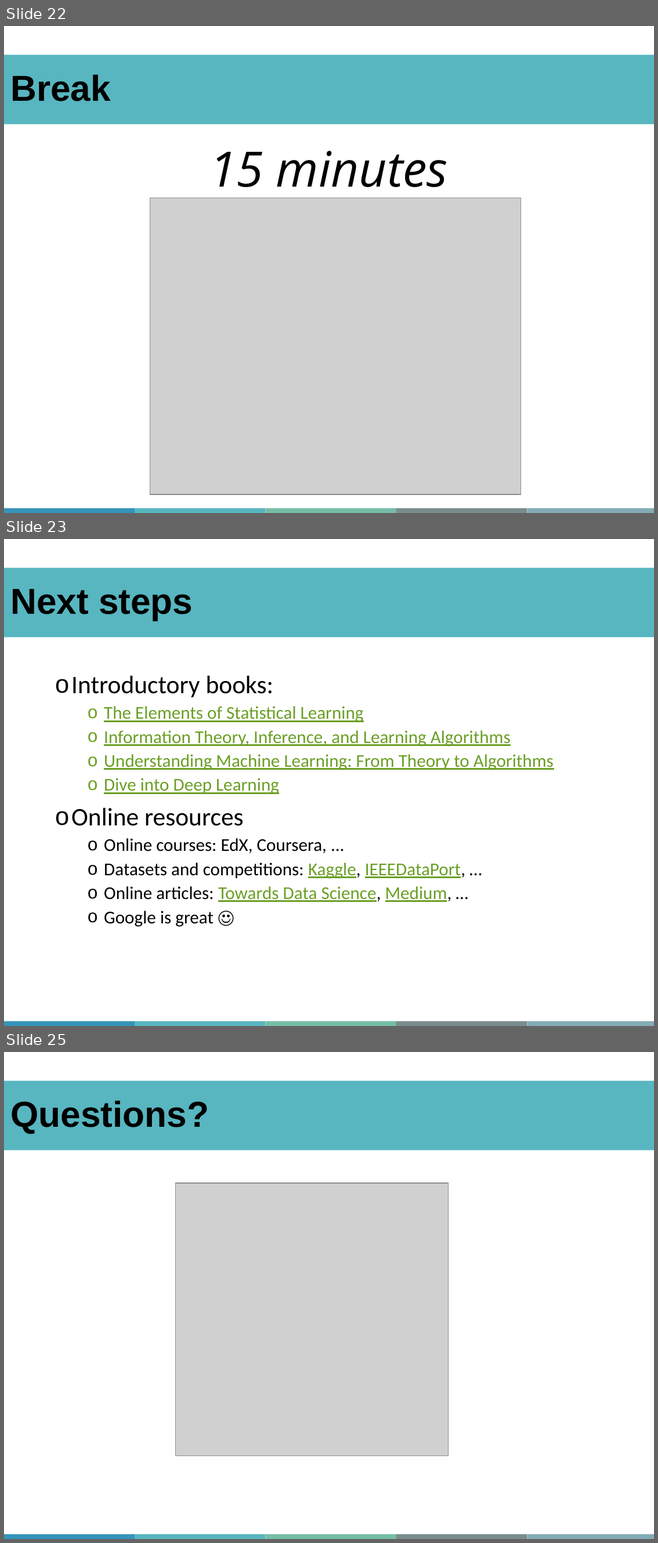
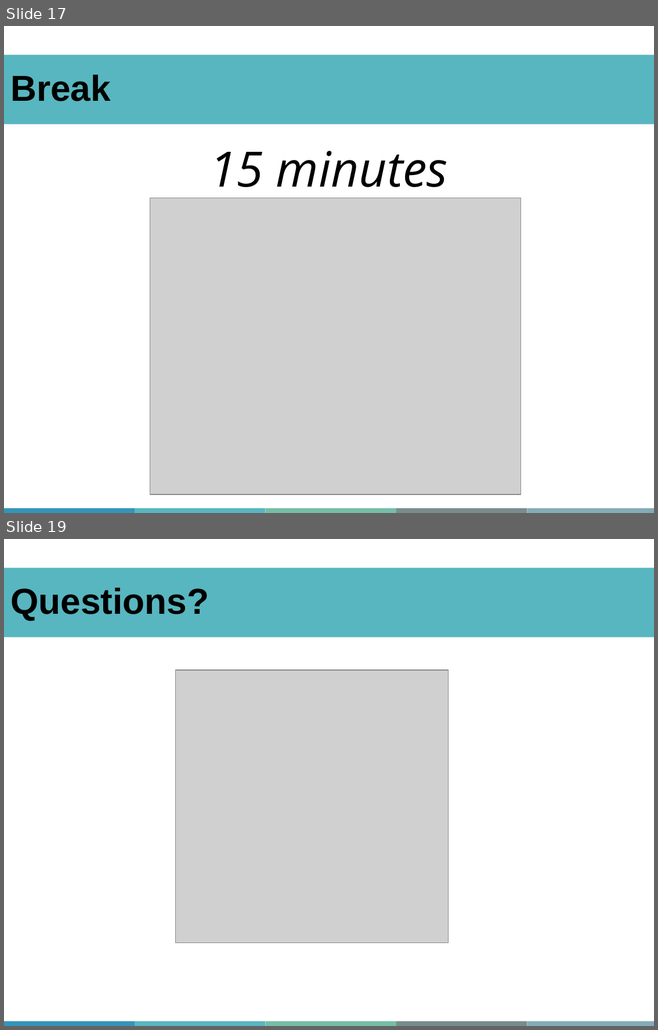
Before and after one commit to abdelrahman-ayad/MiCM-StatsPython-F21, a slide deck: MiCM_StatsPythonF21_AAyad.pptx. Shown one above the other, each under a label of ours: slides 22, 23 and 25 before the commit, slides 17 and 19 after it; the slides between them are not shown. The pictures are 658x1543 and 658x1030 pixels, drawn with LibreOffice and Linux fonts; fonts in the diff are those of the drawing; grey boxes stand for pictures; background and template pictures are left out. Boxes give left, top, right and bottom in pixels: in the first picture for what was removed or moved away, otherwise in the second. Text is boxed around its words. In the diff, an @@ line names an element or a change of style, - is before the commit and + after.

Commit message:
add time series data and update readme

```diff
--- a/MiCM_StatsPythonF21_AAyad.pptx
+++ b/MiCM_StatsPythonF21_AAyad.pptx
@@ slide 23 removed at [4,539,654,1026], background #FFFFFF; not listed: 5 template elements that a slide beside it also shows @@
@@ rectangle removed at [4,567,654,637] @@
-Next steps
@@ text removed at [71,675,553,927] @@
-o Introductory books:
-  o The Elements of Statistical Learning
-  o Information Theory, Inference, and Learning Algorithms
-  o Understanding Machine Learning: From Theory to Algorithms
-  o Dive into Deep Learning
-o Online resources
-  o Online courses: EdX, Coursera, ...
-  o Datasets and competitions: Kaggle, IEEEDataPort, …
-  o Online articles: Towards Data Science, Medium, …
-  o Google is great ☺
@@ what was slide 22 is now slide 17 @@
@@ what was slide 25 is now slide 19 @@
```
Also in this commit, not shown: 4 slides changed, 1 slide added, 6 other slides removed, 1 other file.
